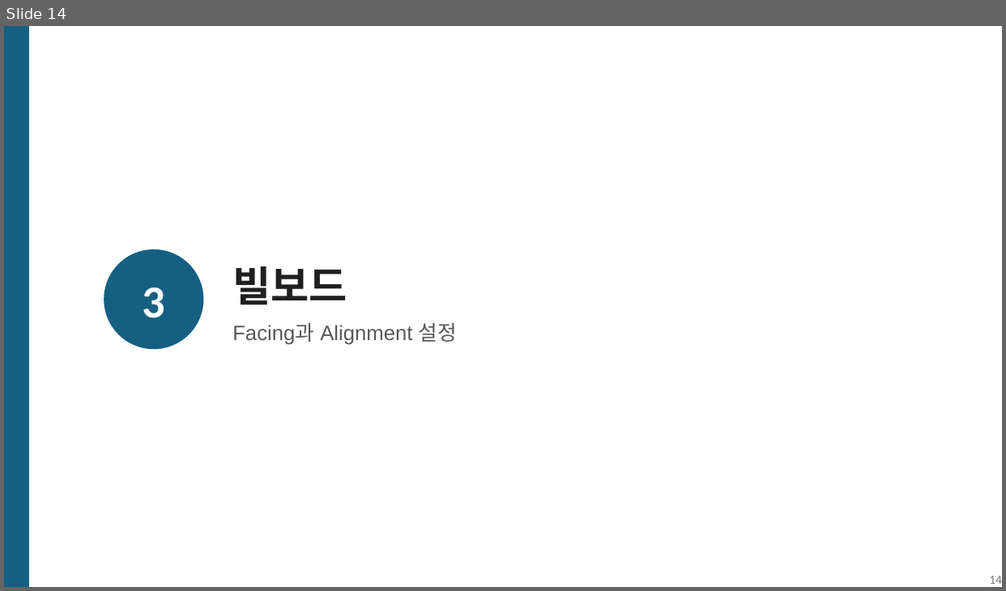
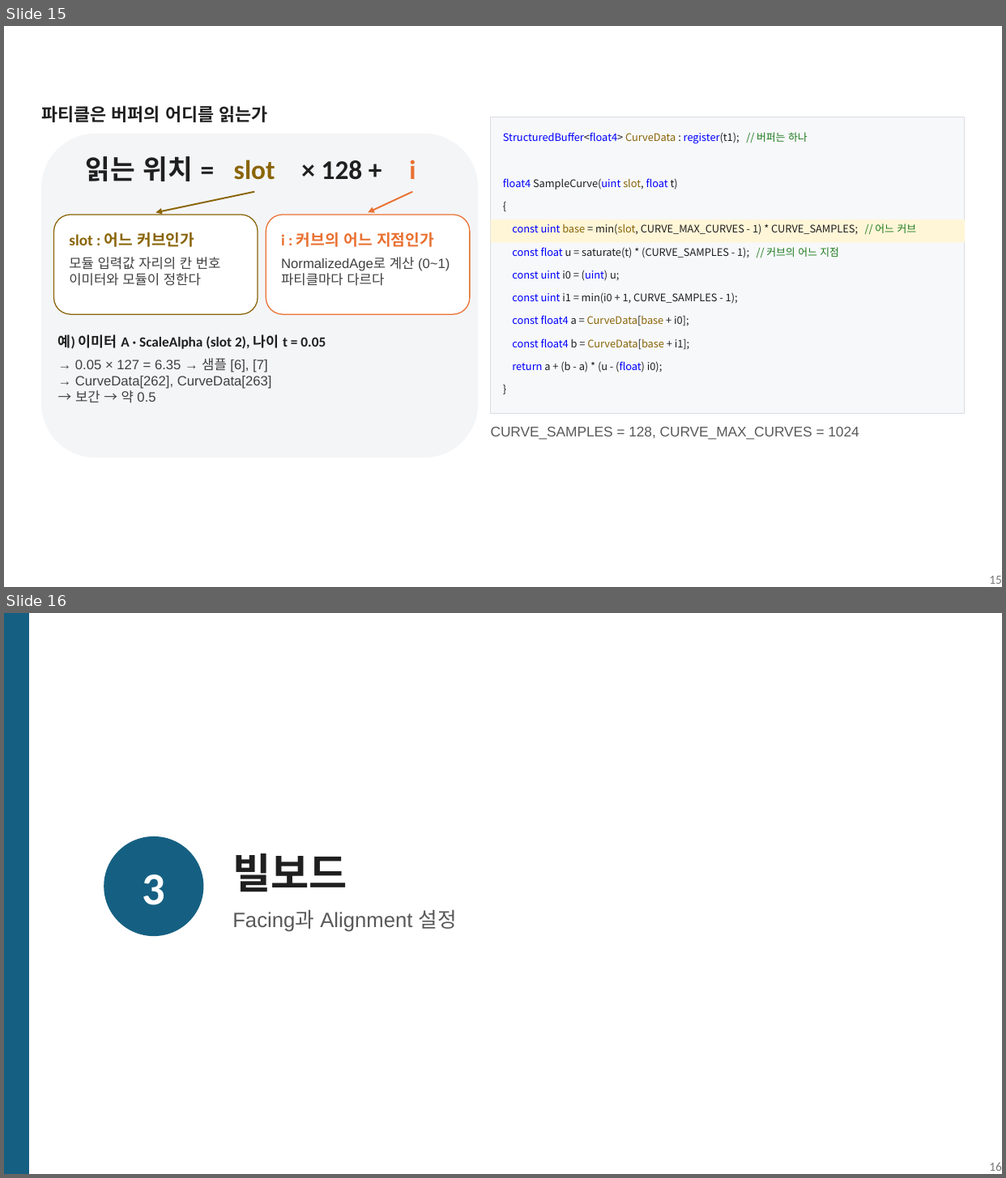
Before and after one commit to nyongking/My-GPUDrivenParticle, a slide deck: Presentation/5주차 발표.pptx. Shown one above the other, each under a label of ours: slide 14 before the commit, slides 15 and 16 after it. The pictures are 1006x591 and 1006x1178 pixels, drawn with LibreOffice and Linux fonts; fonts in the diff are those of the drawing. Boxes give left, top, right and bottom in pixels: in the first picture for what was removed or moved away, otherwise in the second. Text is boxed around its words. In the diff, an @@ line names an element or a change of style, - is before the commit and + after.

```diff
--- a/Presentation/5주차 발표.pptx
+++ b/Presentation/5주차 발표.pptx
@@ slide 15 added at [4, 26, 1002, 587], background #FFFFFF @@
@@ text added at [41, 105, 268, 122], 17 pt, text #1F1F1F, bold @@
+파티클은 버퍼의 어디를 읽는가
@@ rectangle added at [491, 117, 965, 414], fill #F7F8FA, outline #D9DCE1 0.75 pt @@
@@ rounded rectangle added at [41, 134, 478, 458], fill #F4F5F7 @@
@@ text added at [503, 132, 808, 144], 10 pt, text #0000FF @@
+StructuredBuffer<float4> CurveData : register(t1); // 버퍼는 하나
@@ text added at [86, 156, 193, 182], 26 pt, text #1F1F1F, bold @@
+읽는 위치 =
@@ text added at [234, 160, 275, 180], 26 pt, text #8A6508, bold @@
+slot
@@ text added at [322, 160, 363, 180], 26 pt, text #1F1F1F, bold @@
+× 128 +
@@ text added at [409, 160, 415, 179], 26 pt, text #E97132, bold @@
+i
@@ arrow added from (255, 192) to (156, 212), #8A6508 1.5 pt @@
@@ arrow added from (413, 192) to (368, 212), #E97132 1.5 pt @@
@@ text added at [503, 178, 678, 190], 10 pt, text #0000FF @@
+float4 SampleCurve(uint slot, float t)
@@ rounded rectangle added at [54, 215, 258, 314], fill #FFFFFF, outline #8A6508 1 pt, 13 pt, text #404040 @@
+slot : 어느 커브인가
+모듈 입력값 자리의 칸 번호
+이미터와 모듈이 정한다
@@ rounded rectangle added at [266, 215, 470, 314], fill #FFFFFF, outline #E97132 1 pt, 13 pt, text #404040 @@
+i : 커브의 어느 지점인가
+NormalizedAge로 계산 (0~1)
+파티클마다 다르다
@@ rectangle added at [491, 220, 965, 243], fill #FFF6D8 @@
@@ text added at [503, 197, 961, 216], 10 pt, text #1F1F1F @@
+{
@@ text added at [512, 224, 917, 235], 10 pt, text #1F1F1F @@
+const uint base = min(slot, CURVE_MAX_CURVES - 1) * CURVE_SAMPLES; // 어느 커브
@@ text added at [512, 247, 839, 258], 10 pt, text #1F1F1F @@
+const float u = saturate(t) * (CURVE_SAMPLES - 1); // 커브의 어느 지점
@@ text added at [512, 270, 619, 281], 10 pt, text #0000FF @@
+const uint i0 = (uint) u;
@@ text added at [512, 292, 738, 304], 10 pt, text #1F1F1F @@
+const uint i1 = min(i0 + 1, CURVE_SAMPLES - 1);
@@ text added at [512, 315, 688, 326], 10 pt, text #8A6508 @@
+const float4 a = CurveData[base + i0];
@@ text added at [58, 335, 326, 403], 13 pt, text #404040 @@
+예) 이미터 A · ScaleAlpha (slot 2), 나이 t = 0.05
+→ 0.05 × 127 = 6.35 → 샘플 [6], [7]
+→ CurveData[262], CurveData[263]
+→ 보간 → 약 0.5
@@ text added at [512, 339, 689, 349], 10 pt, text #8A6508 @@
+const float4 b = CurveData[base + i1];
@@ text added at [512, 361, 662, 373], 10 pt, text #1F1F1F @@
+return a + (b - a) * (u - (float) i0);
@@ text added at [503, 380, 961, 399], 10 pt, text #1F1F1F @@
+}
@@ text added at [491, 427, 859, 440], 13.5 pt, text #595959 @@
+CURVE_SAMPLES = 128, CURVE_MAX_CURVES = 1024
@@ page number added at [989, 576, 1002, 584], 12 pt, text #797979 @@
+15
@@ what was slide 14 is now slide 16 @@
@@ page number at [989, 1162, 1002, 1171]: text changed @@
-14
+16
```
Also in this commit, not shown: 7 slides changed, 6 other slides added, 18 slides removed, 1 other file.
